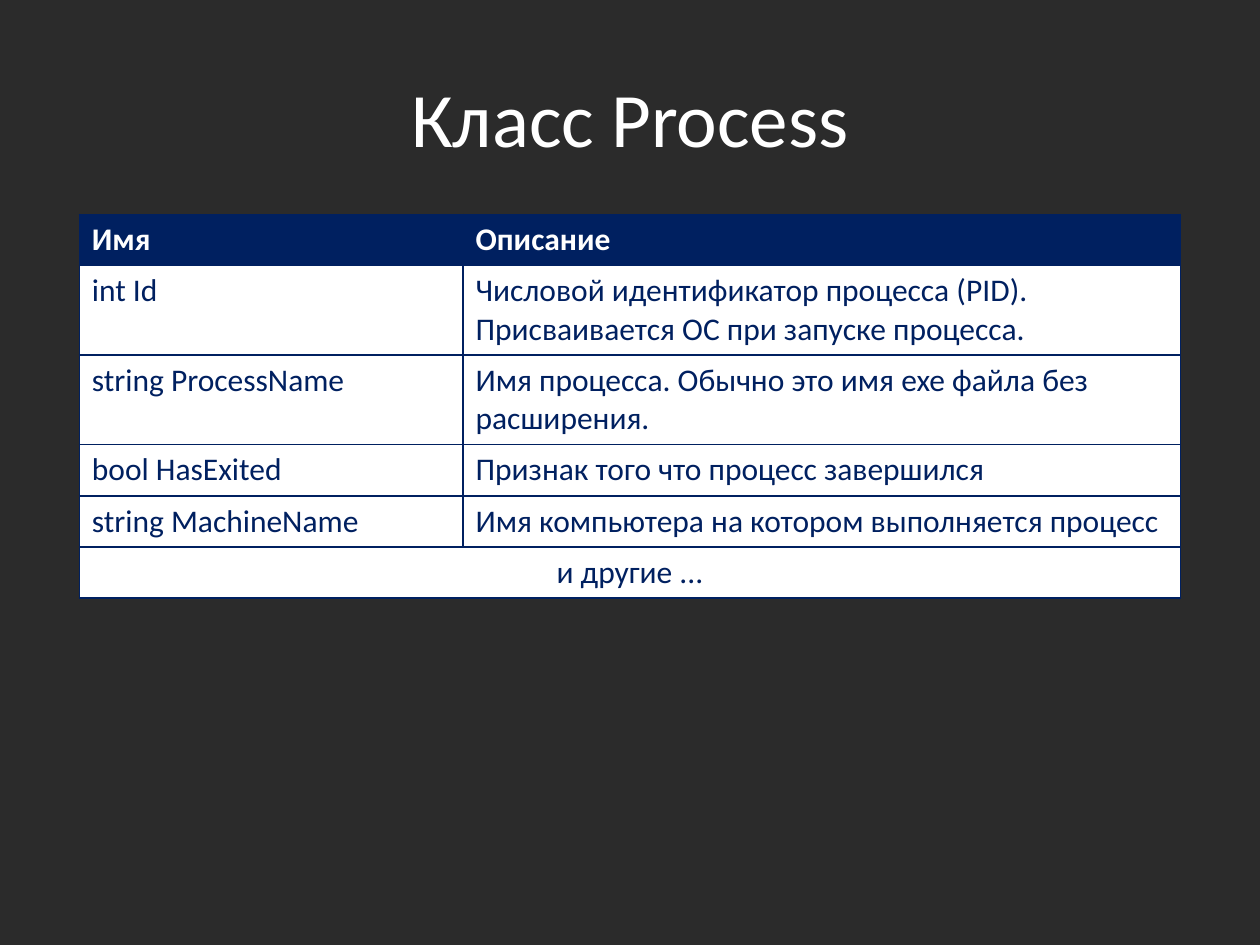
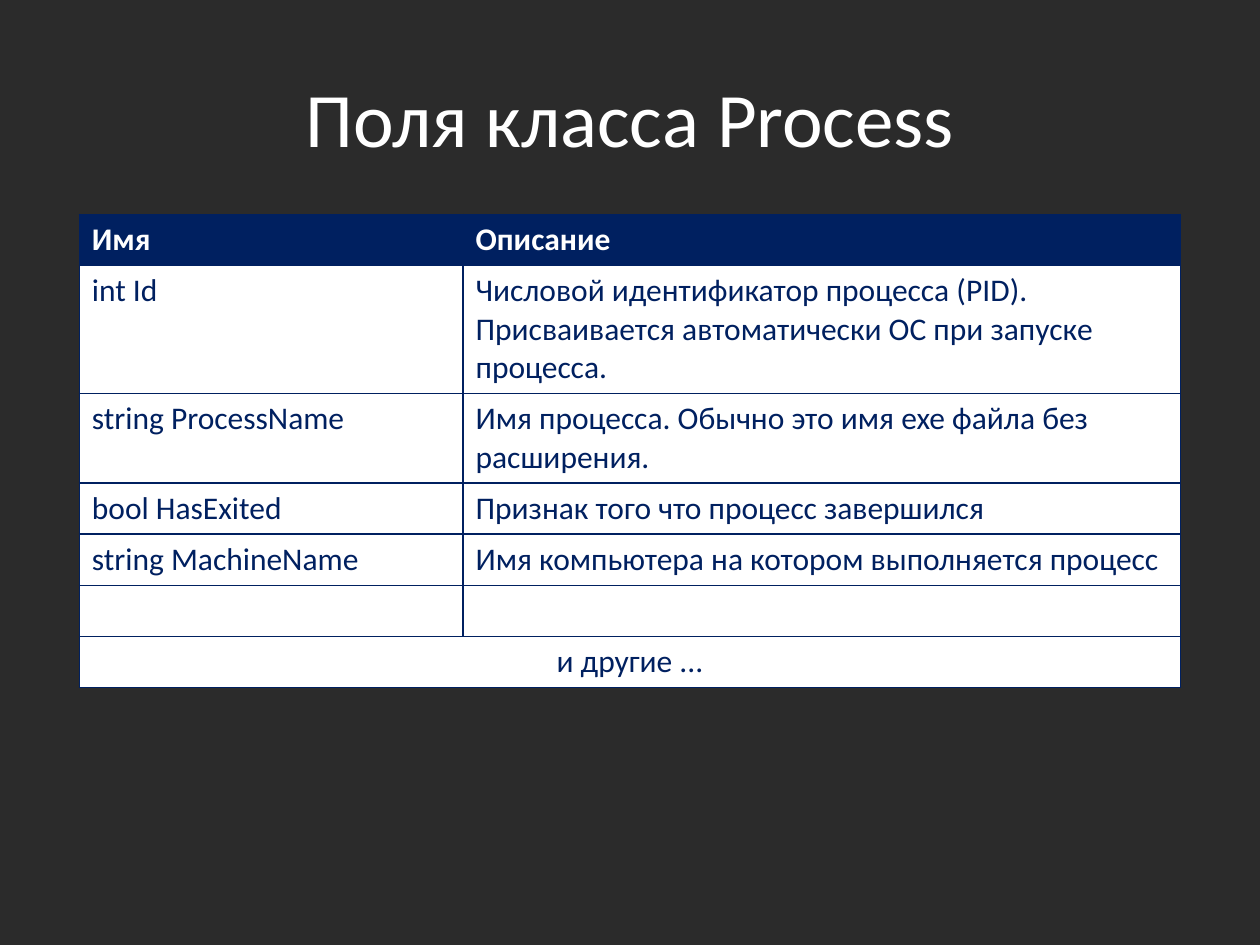
Before and after one commit to bazile/Training, a slide deck: slide 10 of Presentation/lesson-08-multithreading.pptx (slide 6 before the commit). Drawn at 1260x945 pixels with LibreOffice and Linux fonts; fonts in the diff are those of the drawing; background and template pictures are left out; a plain dark background stands for a picture behind light text. Boxes give left, top, right and bottom in pixels: in the first picture for what was removed or moved away, otherwise in the second. Text is boxed around its words. In the diff, an @@ line names an element or a change of style, - is before the commit and + after.

```diff
--- a/Presentation/lesson-08-multithreading.pptx
+++ b/Presentation/lesson-08-multithreading.pptx
@@ title at box(306, 97, 954, 148): text changed @@
-Класс Process
+Поля класса Process
@@ table at box(79, 214, 1182, 684) @@
-row 2, column 2: Числовой идентификатор процесса (PID). Присваивается ОС при запуске процесса.
+row 2, column 2: Числовой идентификатор процесса (PID). Присваивается автоматически ОС при запуске процесса.
+row 6:  | 
```
Also in this commit, not shown: 2 other slides changed, 1 slide added.
